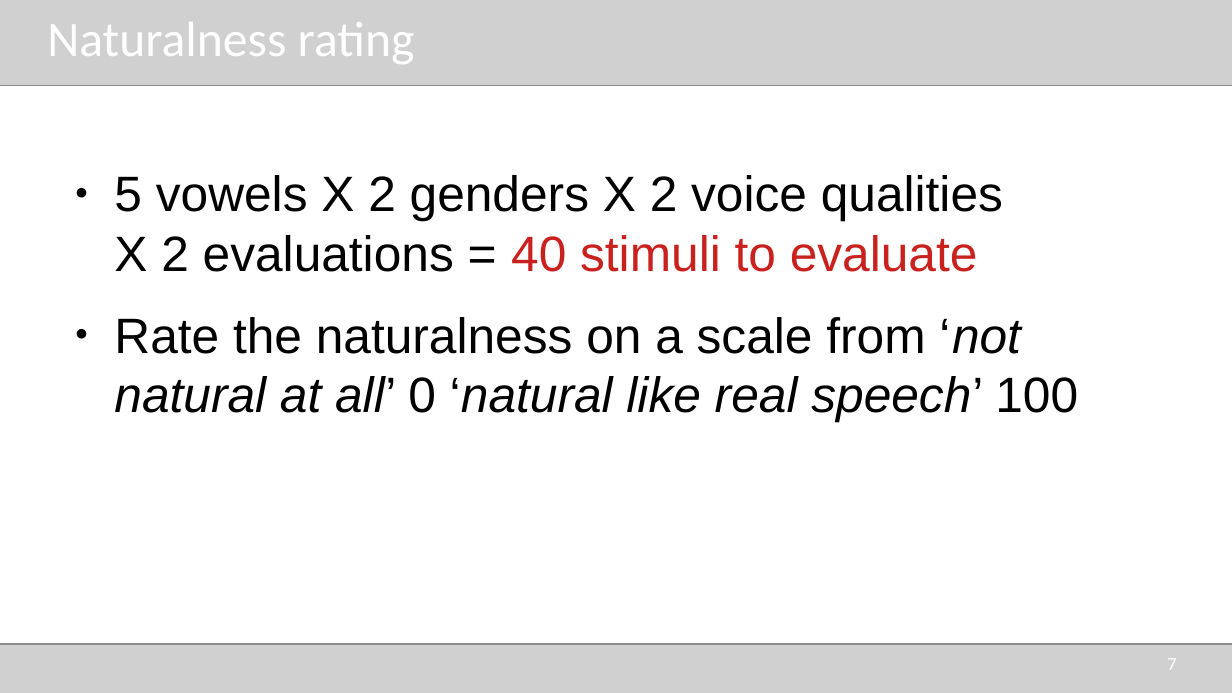
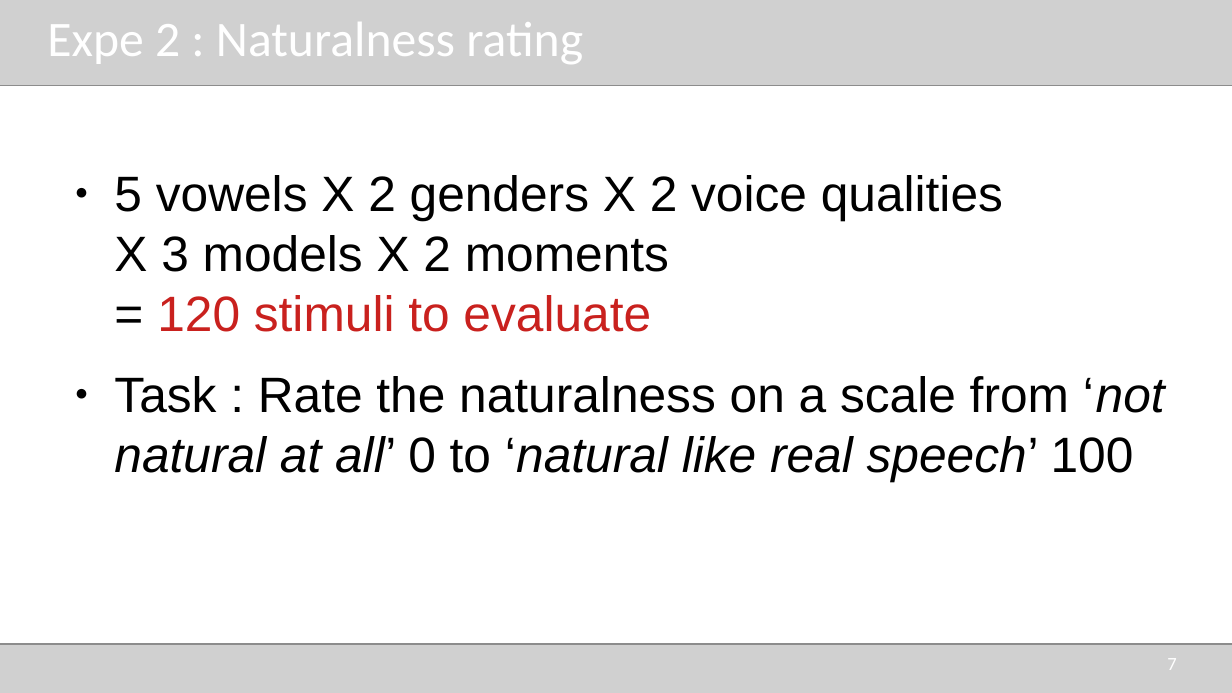
Before and after one commit to TUD-STKS/3d-vs-1d-synthesis, a slide deck: slide 7 of doc/presentation_methods.odp. Drawn at 1232x693 pixels with LibreOffice and Linux fonts; fonts in the diff are those of the drawing; grey boxes stand for pictures. Boxes give left, top, right and bottom in pixels: in the first picture for what was removed or moved away, otherwise in the second. Text is boxed around its words. In the diff, an @@ line names an element or a change of style, - is before the commit and + after.

Commit message:
Create new stimuli for the training part of the experiments

```diff
--- a/doc/presentation_methods.odp
+++ b/doc/presentation_methods.odp
@@ title at bbox=[47, 22, 583, 64]: text changed @@
-Naturalness rating
+Expe 2 : Naturalness rating
@@ text at bbox=[114, 175, 1165, 481]: text changed @@
-● 5 vowels X 2 genders X 2 voice qualities
-  X 2 evaluations = 40 stimuli to evaluate
-● Rate the naturalness on a scale from ‘not natural at all’ 0 ‘natural like real speech’ 100
+● 5 vowels X 2 genders X 2 voice qualities
+  X 3 models X 2 moments
+  = 120 stimuli to evaluate
+● Task : Rate the naturalness on a scale from ‘not natural at all’ 0 to ‘natural like real speech’ 100
```
Also in this commit, not shown: 4 other slides changed, 34 other files.
